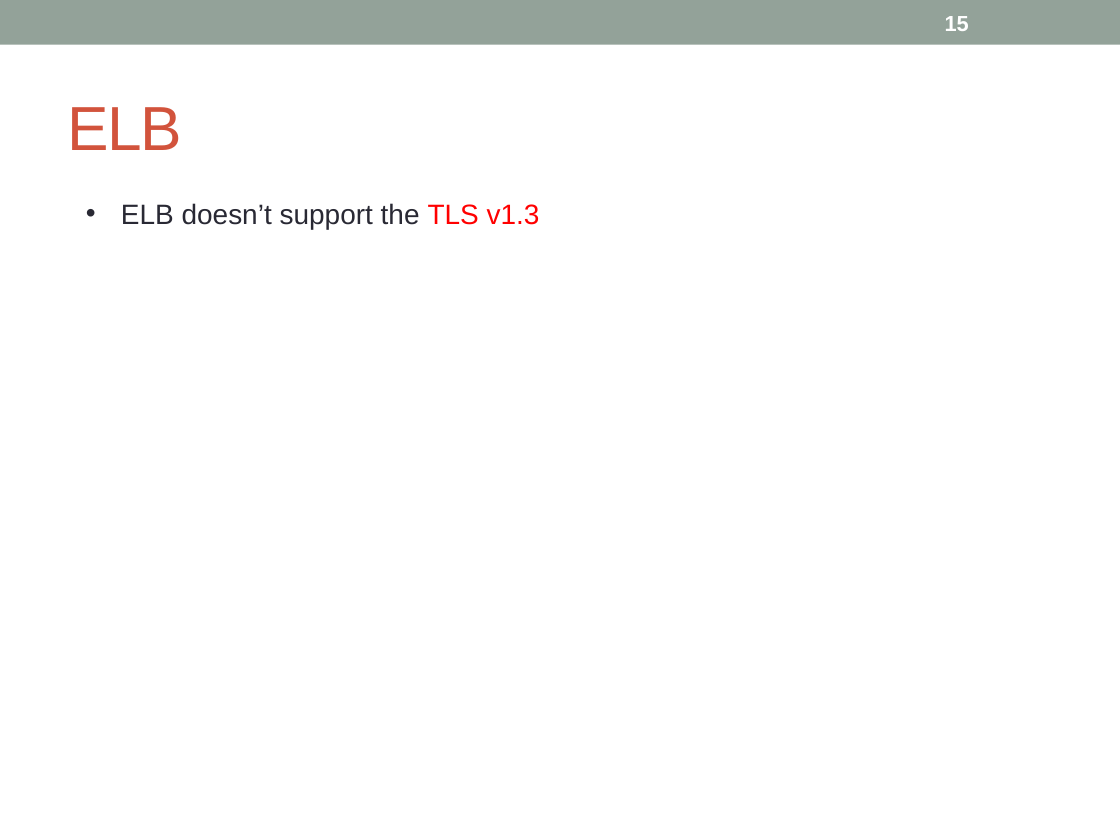
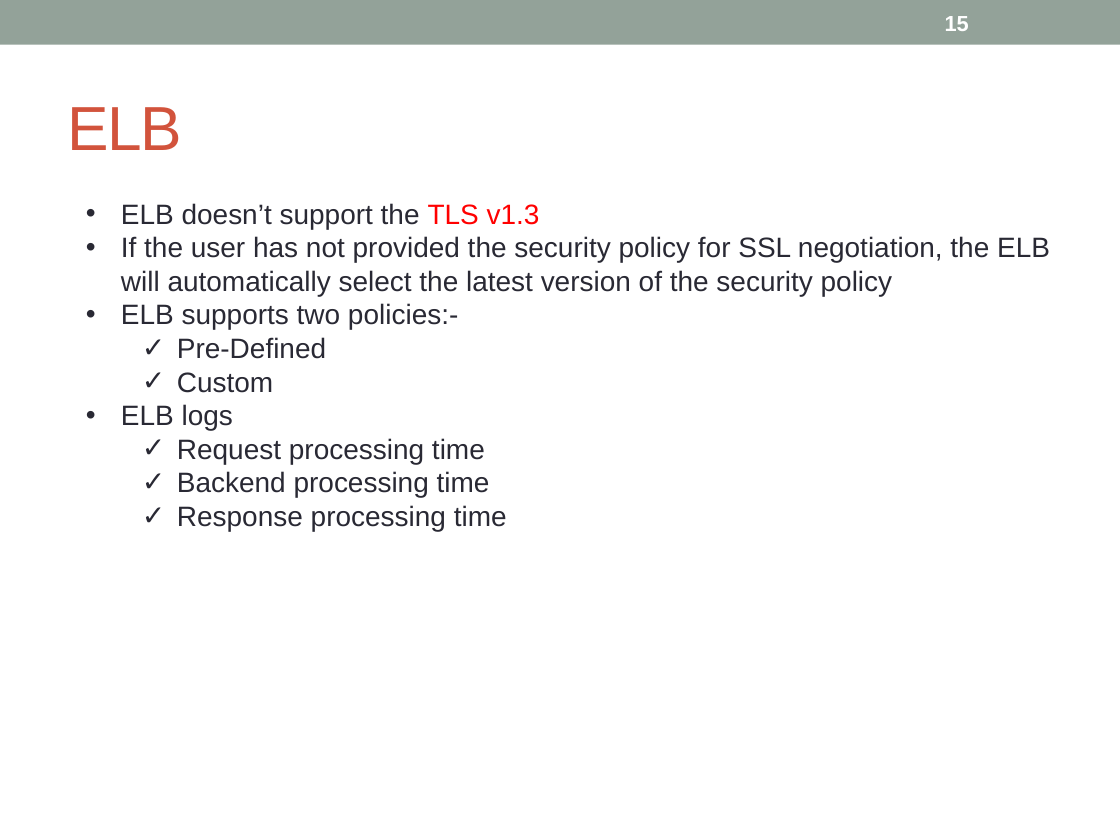
Before and after one commit to notionquest/ProjectDocumentation, a slide deck: slide 15 of AWS_Sysops.pptx. Drawn at 1120x840 pixels with LibreOffice and Linux fonts; fonts in the diff are those of the drawing. Boxes give left, top, right and bottom in pixels: in the first picture for what was removed or moved away, otherwise in the second. Text is boxed around its words. In the diff, an @@ line names an element or a change of style, - is before the commit and + after.

```diff
--- a/AWS_Sysops.pptx
+++ b/AWS_Sysops.pptx
@@ text at (x1=121, y1=236, x2=1050, y2=531): paragraphs added @@
+• If the user has not provided the security policy for SSL negotiation, the ELB will automatically select the latest version of the security policy
+• ELB supports two policies:-
+  ✓ Pre-Defined
+  ✓ Custom
+• ELB logs
+  ✓ Request processing time
+  ✓ Backend processing time
+  ✓ Response processing time
```
Also in this commit, not shown: 3 other slides changed, 10 slides added.
